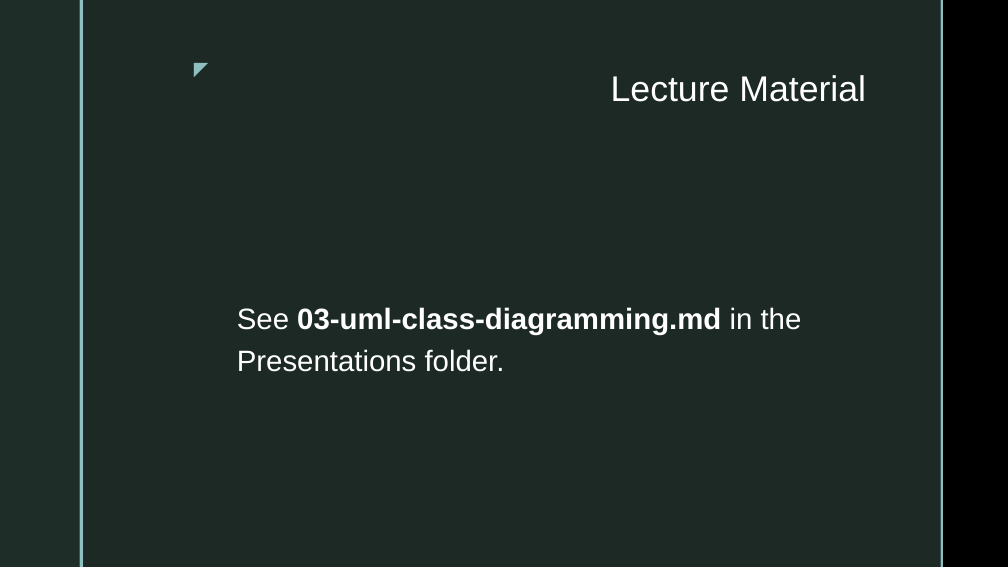
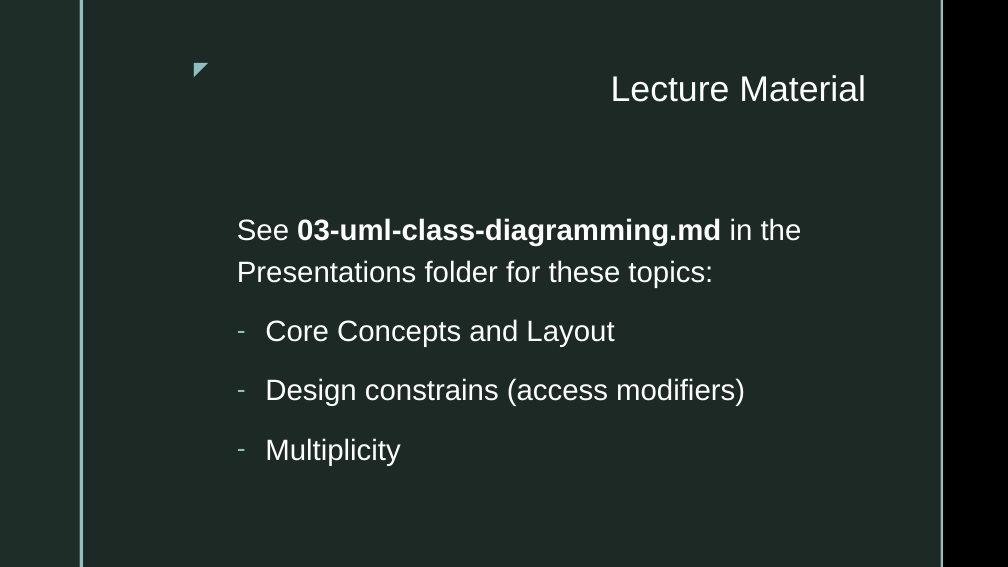
Before and after one commit to jeff-adkisson/swe-4743-spring-2026-oo-design, a slide deck: slide 3 of presentations/03-uml-class-diagramming.pptx. Drawn at 1008x567 pixels with LibreOffice and Linux fonts; fonts in the diff are those of the drawing; background and template pictures are left out. Boxes give left, top, right and bottom in pixels: in the first picture for what was removed or moved away, otherwise in the second. Text is boxed around its words. In the diff, an @@ line names an element or a change of style, - is before the commit and + after.

Commit message:
Final updates to UML lecture

```diff
--- a/presentations/03-uml-class-diagramming.pptx
+++ b/presentations/03-uml-class-diagramming.pptx
@@ text at bbox=[237, 218, 802, 466]: text changed @@
-See 03-uml-class-diagramming.md in the Presentations folder.
+See 03-uml-class-diagramming.md in the Presentations folder for these topics:
+– Core Concepts and Layout
+– Design constrains (access modifiers)
+– Multiplicity
```
Also in this commit, not shown: 9 other slides changed, 3 slides added, 3 other files.
